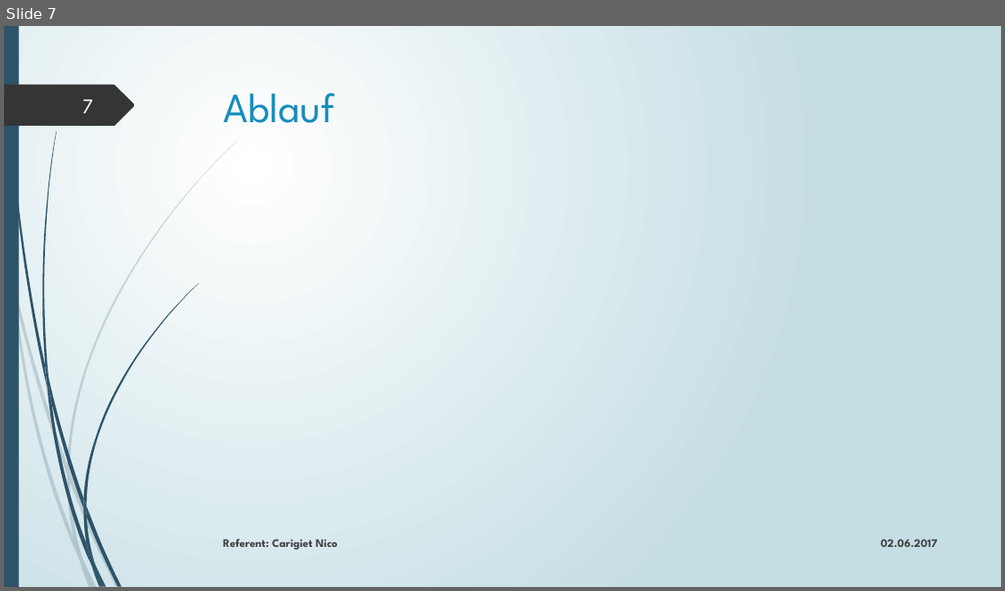
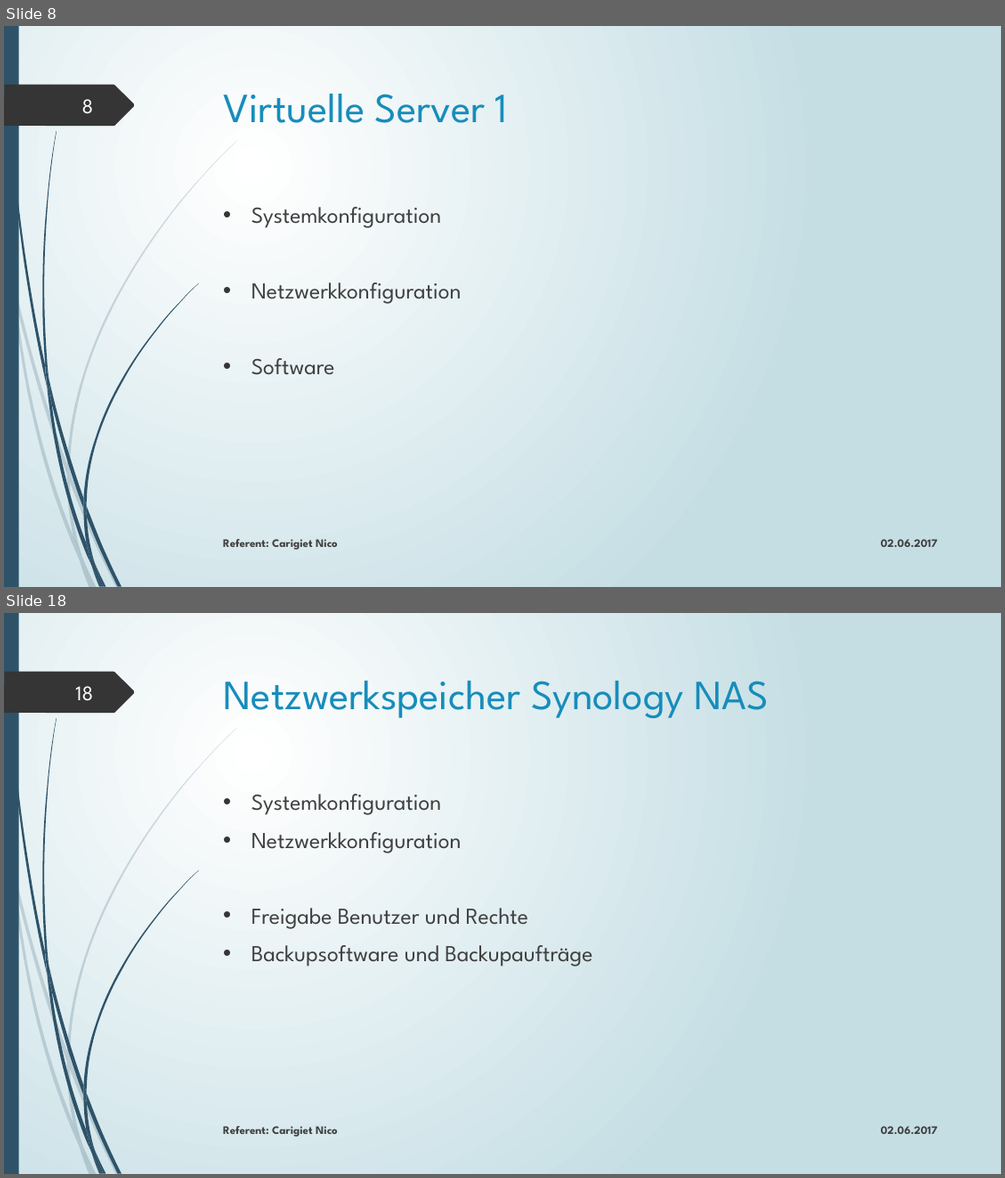
Before and after one commit to edecom/IPA, a slide deck: 4_Dokumente/48_Präsentation & Demonstration/IPA_Präsentation_Carigiet_Nico_20170529.pptx. Shown one above the other, each under a label of ours: slide 7 before the commit, slides 8 and 18 after it; the slides between them are not shown. The pictures are 1005x591 and 1005x1178 pixels, drawn with LibreOffice and Linux fonts; fonts in the diff are those of the drawing. Boxes give left, top, right and bottom in pixels: in the first picture for what was removed or moved away, otherwise in the second. Text is boxed around its words. In the diff, an @@ line names an element or a change of style, - is before the commit and + after.

```diff
--- a/4_Dokumente/48_Präsentation & Demonstration/IPA_Präsentation_Carigiet_Nico_20170529.pptx
+++ b/4_Dokumente/48_Präsentation & Demonstration/IPA_Präsentation_Carigiet_Nico_20170529.pptx
@@ slide 18 added at <box>4,613,1001,1174</box>, background gradient #FFFFFF to #C5DEE5; not listed: 24 template elements that a slide beside it also shows @@
@@ page number added at <box>75,686,93,701</box>, 20 pt, text #FEFFFF @@
+18
@@ title added at <box>224,681,769,719</box>, 40 pt, text #178DBB @@
+Netzwerkspeicher Synology NAS
@@ text added at <box>251,794,592,966</box>, 22 pt, text #404040 @@
+• Systemkonfiguration
+• Netzwerkkonfiguration
+• Freigabe Benutzer und Rechte
+• Backupsoftware und Backupaufträge
@@ text added at <box>223,1126,338,1136</box>, 11 pt, text #404040, bold @@
+Referent: Carigiet Nico
@@ text added at <box>881,1126,938,1134</box>, 11 pt, text #404040, bold @@
+02.06.2017
@@ what was slide 7 is now slide 8 @@
@@ slide 8 changed as well @@
@@ page number at <box>82,99,94,114</box>: text changed @@
-7
+8
@@ title at <box>224,94,508,123</box>: text changed @@
-Ablauf
+Virtuelle Server 1
@@ text added at <box>251,207,461,375</box>, 22 pt, text #404040 @@
+• Systemkonfiguration
+• Netzwerkkonfiguration
+• Software
```
Also in this commit, not shown: 5 other slides changed, 14 other slides added, 12 other files.
